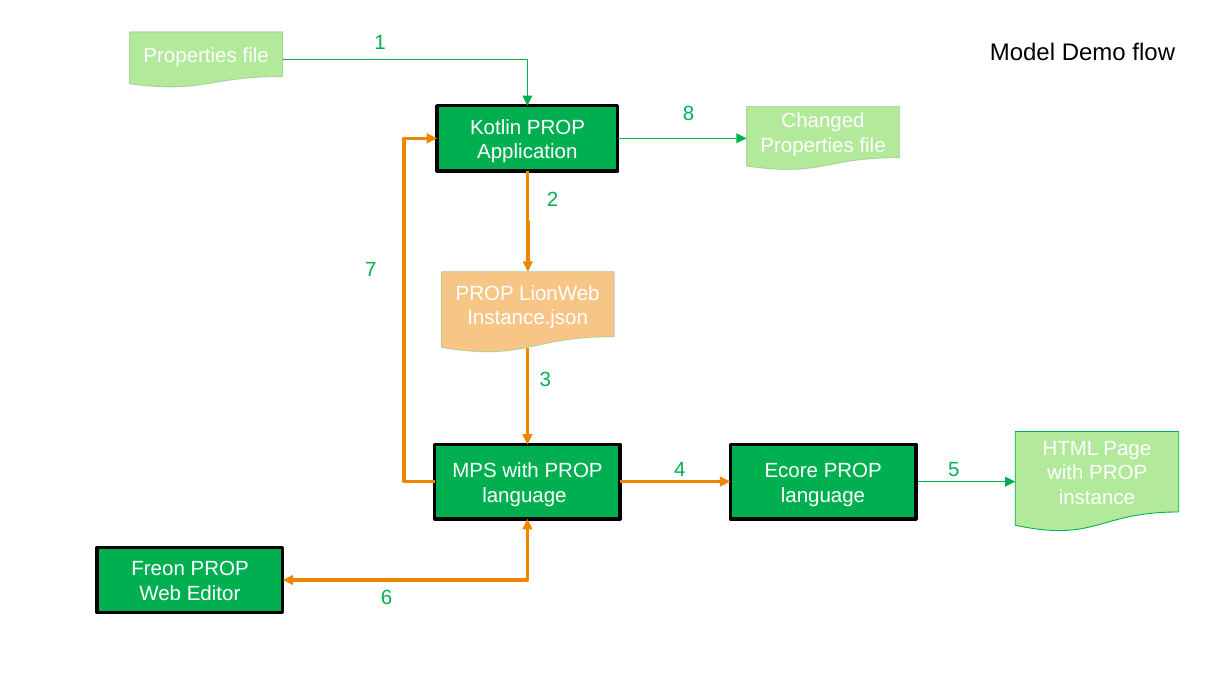
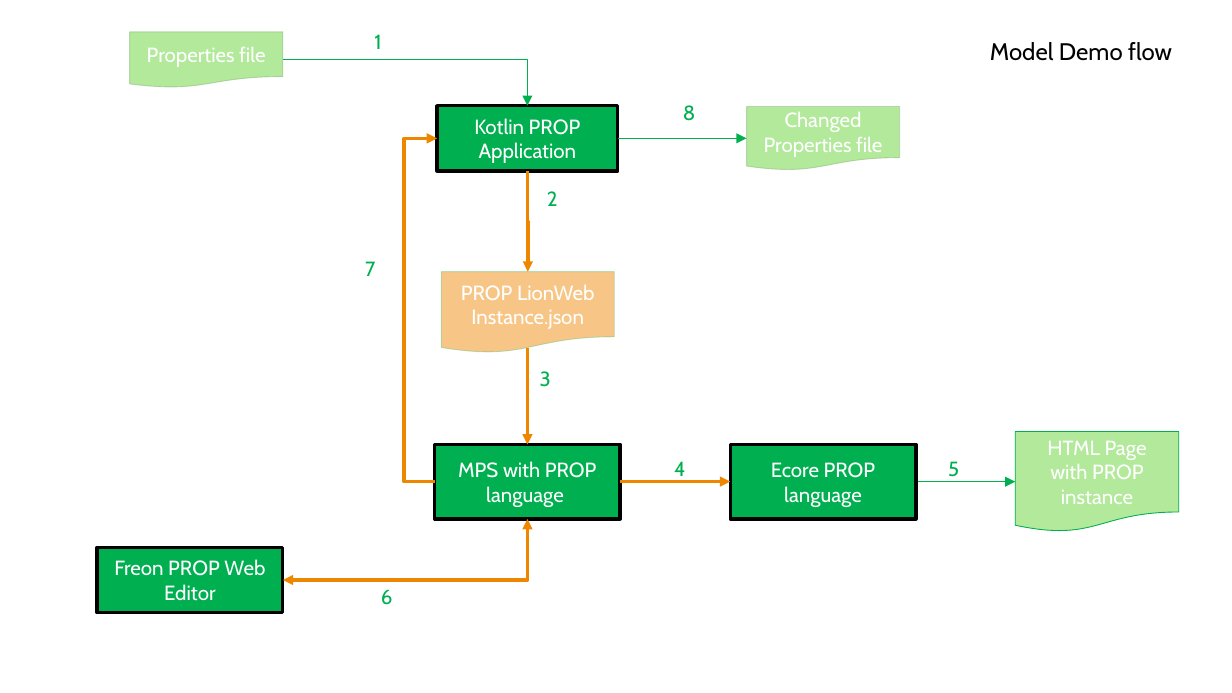
Before and after one commit to LionWeb-io/specification, a slide deck: slide 15 of resources/LangDev Talk.pptx. Drawn at 1232x693 pixels with LibreOffice and Linux fonts; fonts in the diff are those of the drawing. Boxes give left, top, right and bottom in pixels: in the first picture for what was removed or moved away, otherwise in the second. Text is boxed around its words. In the diff, an @@ line names an element or a change of style, - is before the commit and + after.

```diff
--- a/resources/LangDev Talk.pptx
+++ b/resources/LangDev Talk.pptx
@@ font Arial to Cabin in 13 elements at (435, 445, 621, 519), (97, 547, 283, 612), (441, 272, 614, 354), (437, 106, 618, 171), (129, 32, 282, 87), (1015, 431, 1179, 531), (747, 106, 899, 170), (374, 34, 381, 49), (540, 371, 551, 387), (381, 589, 393, 605), (674, 461, 685, 482), (731, 445, 917, 519), (990, 42, 1172, 61) @@
```
Also in this commit, not shown: 1 other slide changed.
